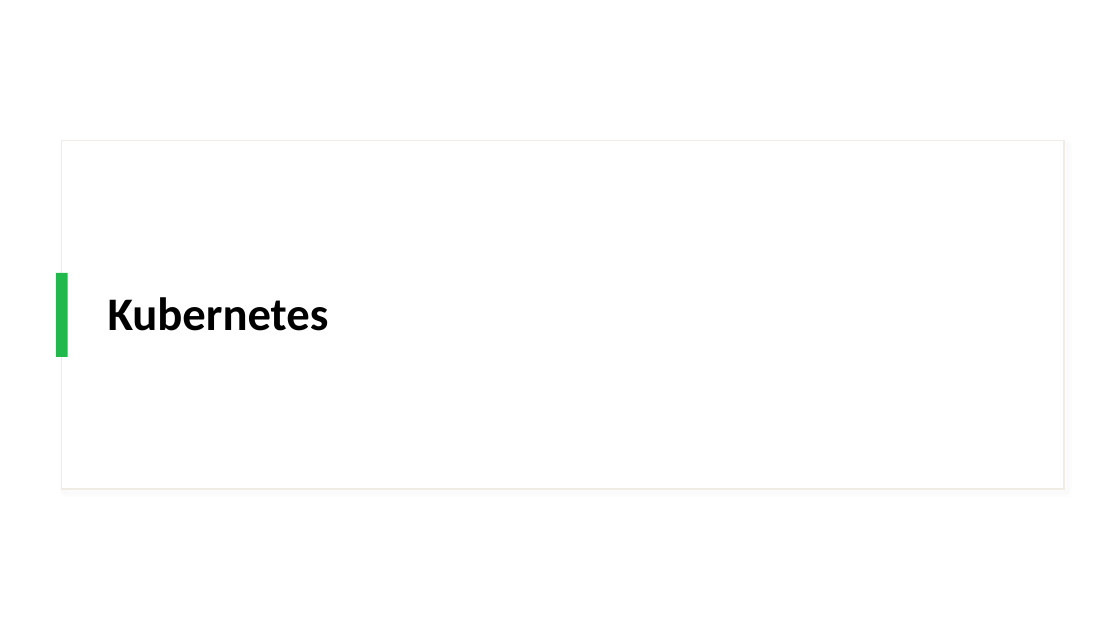
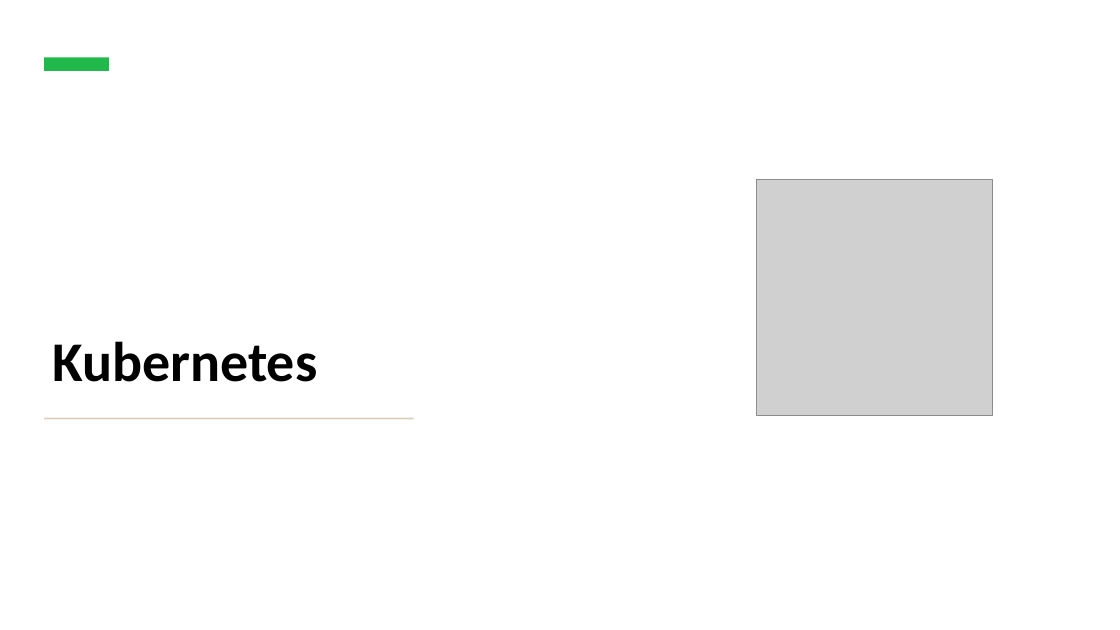
Before and after one commit to IPSSIASIDEV2/Jedy-DockerKubernetes-Formation, a slide deck: slide 29 of Cours/Cours.pptx. Drawn at 1120x630 pixels with LibreOffice and Linux fonts; fonts in the diff are those of the drawing; grey boxes stand for pictures. Boxes give left, top, right and bottom in pixels: in the first picture for what was removed or moved away, otherwise in the second. Text is boxed around its words. In the diff, an @@ line names an element or a change of style, - is before the commit and + after.

```diff
--- a/Cours/Cours.pptx
+++ b/Cours/Cours.pptx
@@ rectangle added at (0, 0, 1120, 630), fill #FFFFFF @@
@@ rectangle added at (44, 58, 109, 71), fill #21B94B @@
@@ title "Kubernetes": place and size @@
-title "Kubernetes" at (108, 297, 329, 331)
+title "Kubernetes" at (52, 341, 317, 382)
@@ title "Kubernetes" at (52, 341, 317, 382): size 40 to 48 pt; vertical alignment middle to bottom @@
@@ picture added at (756, 179, 992, 415) @@
@@ rectangle removed at (56, 273, 68, 357) @@
@@ rectangle added at (45, 418, 414, 419), fill #DACFBD @@
```
Also in this commit, not shown: 6 other slides changed, 2 slides added, 1 slide removed.
